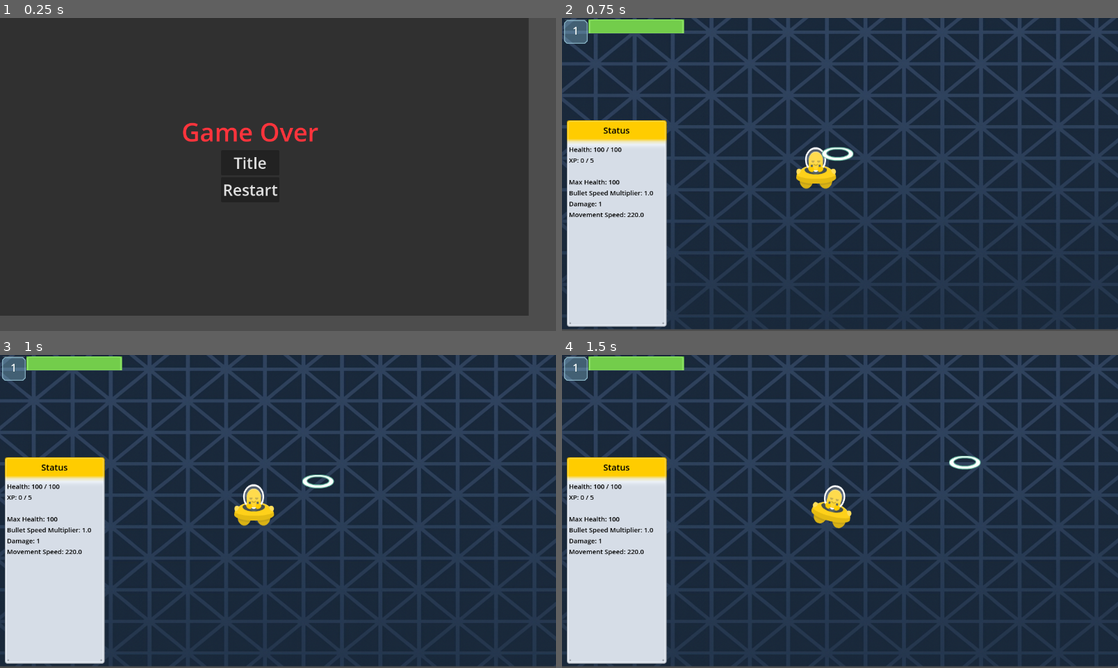
Above: before the commit, frames 1-4 (two rows, left to right).
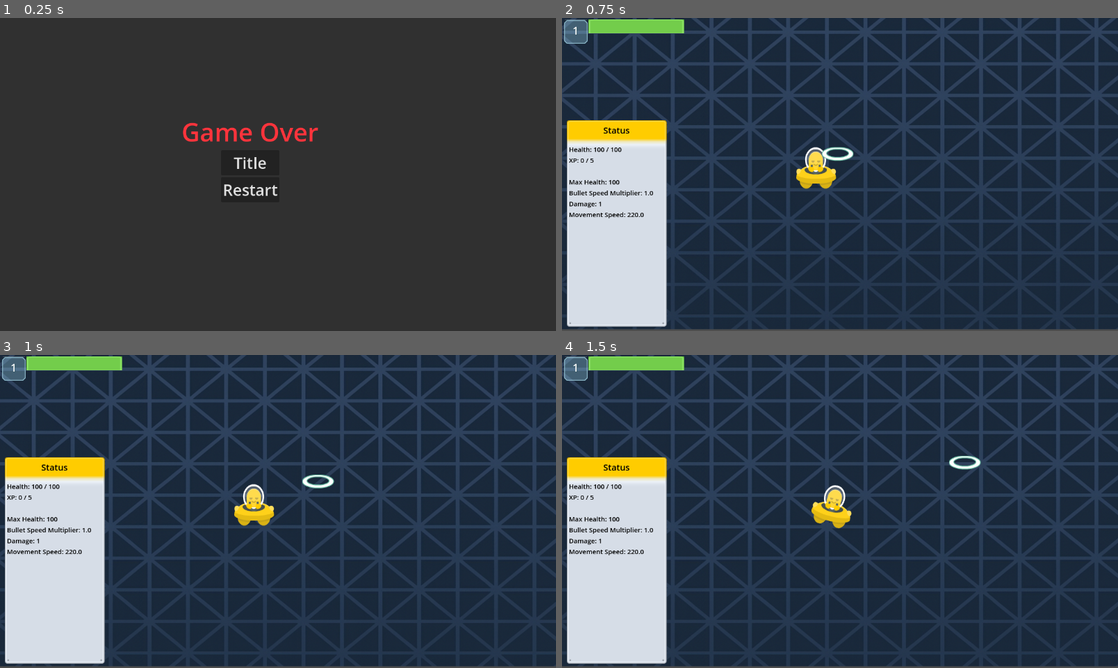
Above: after the commit, the same moments.

Repository: Ahmet-CSS/Spaceship-Game
Game: Godot game, scene res://UI/GameOverMenu.tscn
The game is run twice, just before and just after one commit, with the same random seed, the same clock (stepped at 60 frames per second) and the same inputs. This scene is started directly instead of the project's main scene.
Inputs:
- Up to frame 1 (0.25 s): no input
- Up to frame 2 (0.75 s): click "Restart" at 0.5 s
- Up to frame 3 (1 s): no input
- Up to frame 4 (1.5 s): hold D (right) from 1.28 s (still down)

The runs differ from the first frame. In frame 1, 9.5% of the frame differs, in the area x 0-100%, y 0-100%; in frame 2, nothing differs; in frame 3, nothing differs; in frame 4, nothing differs.

Commit message:
gameover menu fixed, added export related

Diff:
--- a/survivor/UI/GameOverMenu.tscn
+++ b/survivor/UI/GameOverMenu.tscn
@@ -14,10 +14,10 @@
 
 [node name="ColorRect" type="ColorRect" parent="."]
 layout_mode = 0
-offset_left = -50.0
-offset_top = -23.0
-offset_right = 1217.0
-offset_bottom = 685.0
+offset_left = -92.0
+offset_top = -56.0
+offset_right = 1365.0
+offset_bottom = 753.0
 color = Color(0, 0, 0, 0.376471)
 
 [node name="Label" type="Label" parent="."]
Not shown: 1 places in survivor/UI/GameOverMenu.tscn that only renumber resources
Not shown, changed: survivor/assets/audio/mixkit-Backround-music-686.wav.import
Not shown, changed: survivor/assets/audio/mixkit-Opening-closing-menu-221.wav.import
Not shown, changed: survivor/assets/audio/mixkit-clicking-on-UI-button-2037.mp3.import
Not shown, changed: survivor/assets/audio/mixkit-player-moving-3026.wav.import
Not shown, changed: survivor/assets/audio/mixkit-player-picks-XP-2043.wav.import
Not shown, changed: survivor/assets/audio/mixkit-player-takes-damage-2053.wav.import
Not shown, changed: survivor/assets/audio/mixkit-projectile-collides-with-enemy-757.wav.import
Not shown, changed: survivor/assets/audio/mixkit-sci-fi-laser-in-space-sound-2825.wav.import
Not shown, added: survivor/export/index.apple-touch-icon.png.import
Not shown, added: survivor/export/index.icon.png.import
Not shown, added: survivor/export/index.png.import
(and 10 more such lines)
